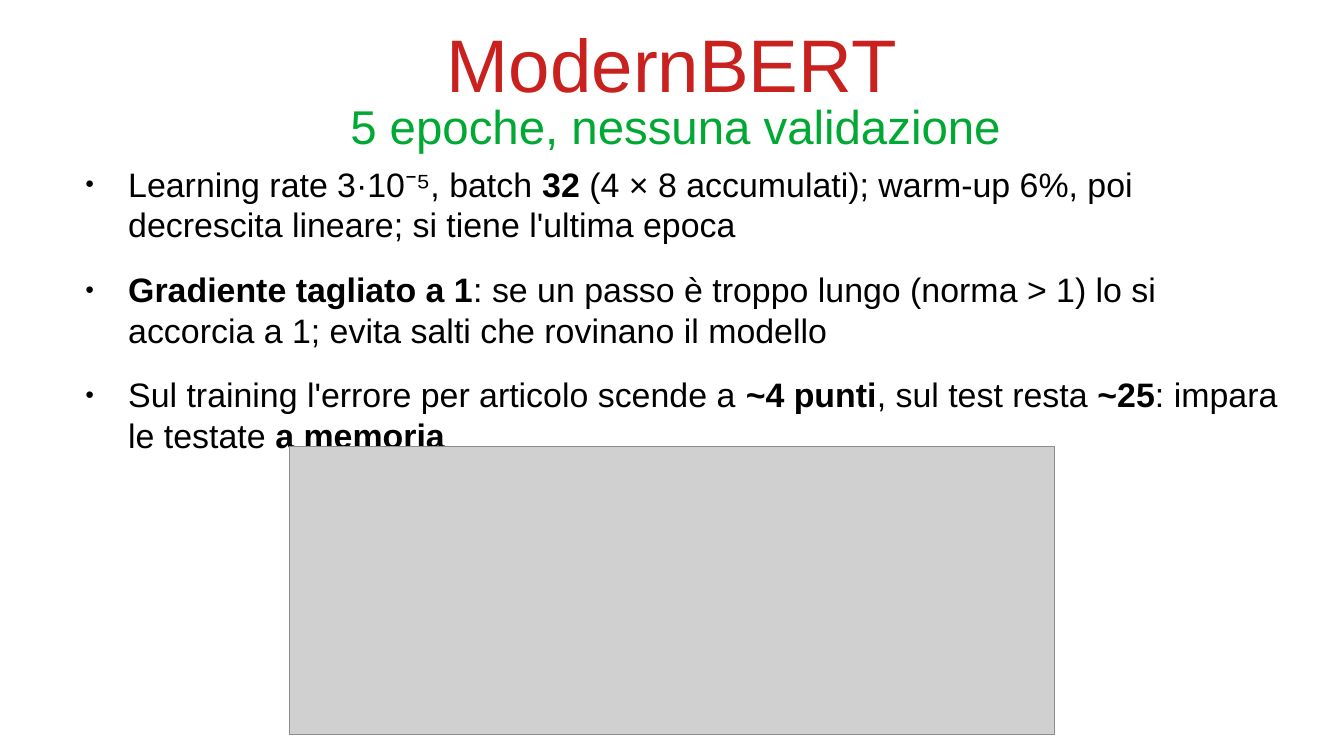
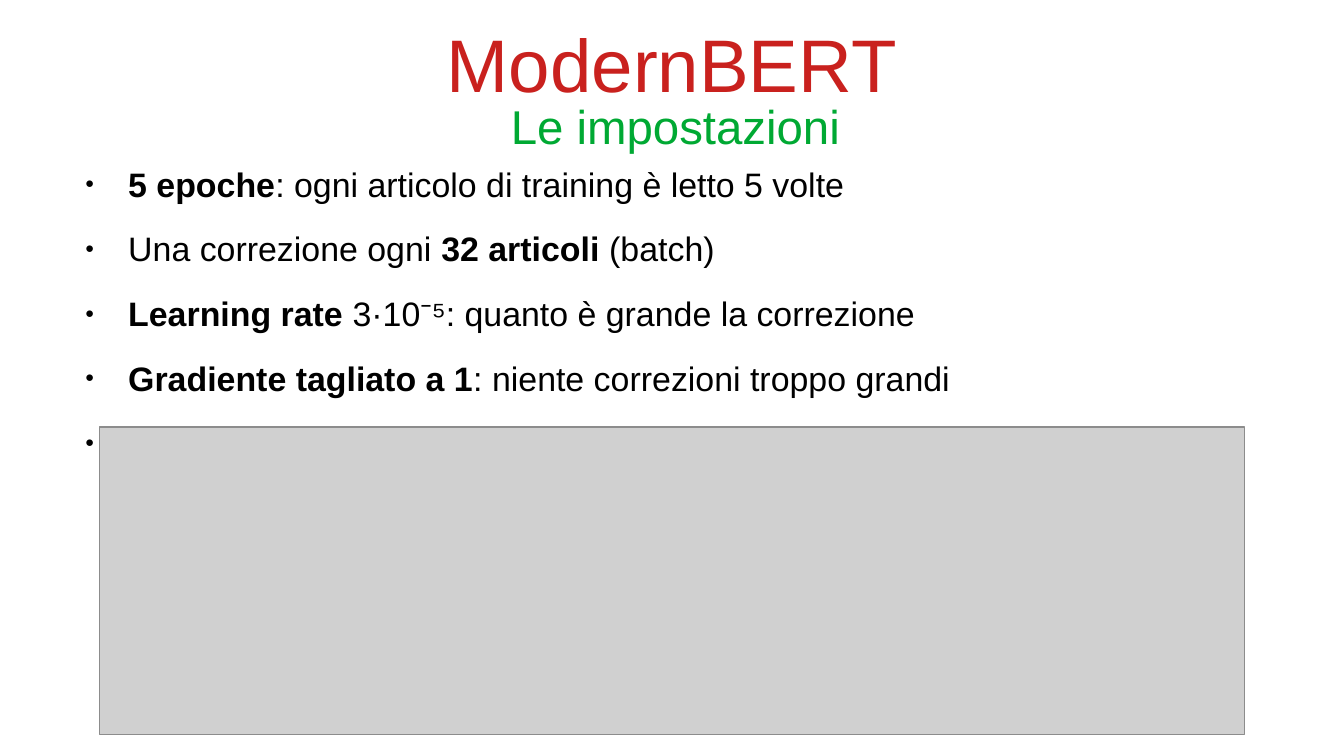
Before and after one commit to bianchi-john/PublisherClassification, a slide deck: slide 26 of Presentazioni/Stato finale/FinalState.odp (slide 25 before the commit). Drawn at 1344x756 pixels with LibreOffice and Linux fonts; fonts in the diff are those of the drawing; grey boxes stand for pictures. Boxes give left, top, right and bottom in pixels: in the first picture for what was removed or moved away, otherwise in the second. Text is boxed around its words. In the diff, an @@ line names an element or a change of style, - is before the commit and + after.

Commit message:
update slides

```diff
--- a/Presentazioni/Stato finale/FinalState.odp
+++ b/Presentazioni/Stato finale/FinalState.odp
@@ title at (511,109,840,154): text changed @@
-5 epoche, nessuna validazione
+Le impostazioni
@@ text at (128,172,950,463): text changed @@
-● Learning rate 3·10⁻⁵, batch 32 (4 × 8 accumulati); warm-up 6%, poi decrescita lineare; si tiene l'ultima epoca
-● Gradiente tagliato a 1: se un passo è troppo lungo (norma > 1) lo si accorcia a 1; evita salti che rovinano il modello
-● Sul training l'errore per articolo scende a ~4 punti, sul test resta ~25: impara le testate a memoria
+● 5 epoche: ogni articolo di training è letto 5 volte
+● Una correzione ogni 32 articoli (batch)
+● Learning rate 3·10⁻⁵: quanto è grande la correzione
+● Gradiente tagliato a 1: niente correzioni troppo grandi
+● Nessuna validazione: si tiene l'ultima epoca
@@ picture: place and size @@
-picture at (289,446,1055,734)
+picture at (99,427,1244,734)
```
Also in this commit, not shown: 9 other slides changed, 18 slides added, 4 slides removed, 43 other files.
